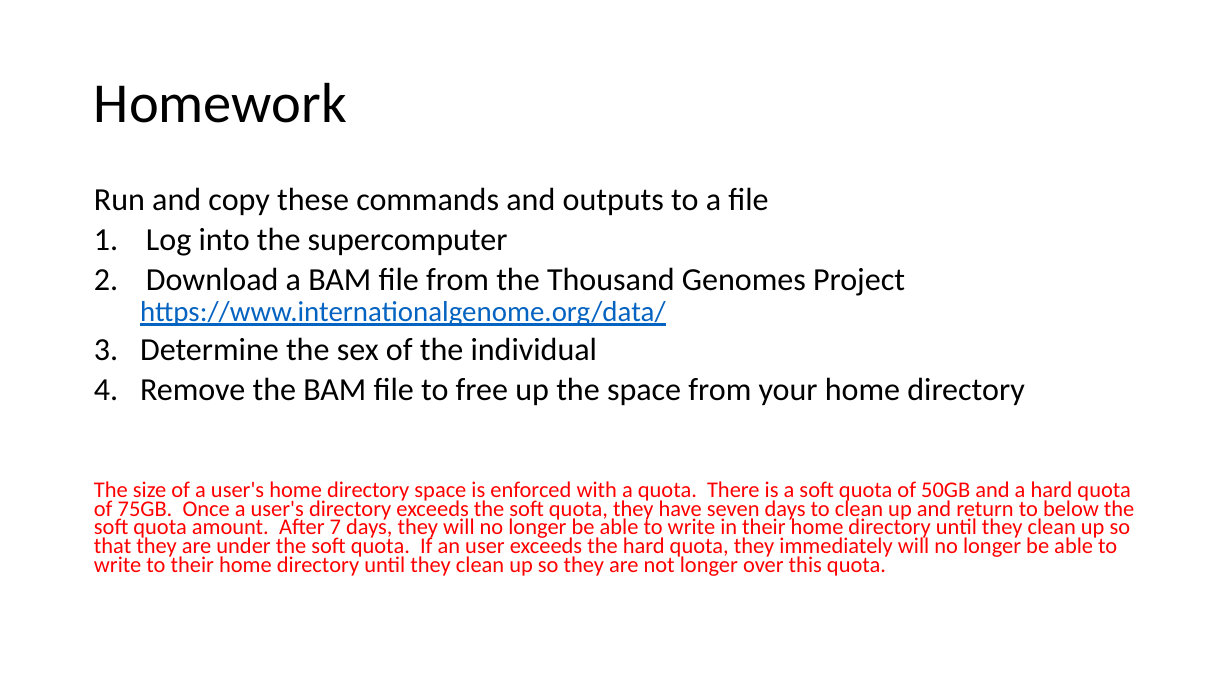
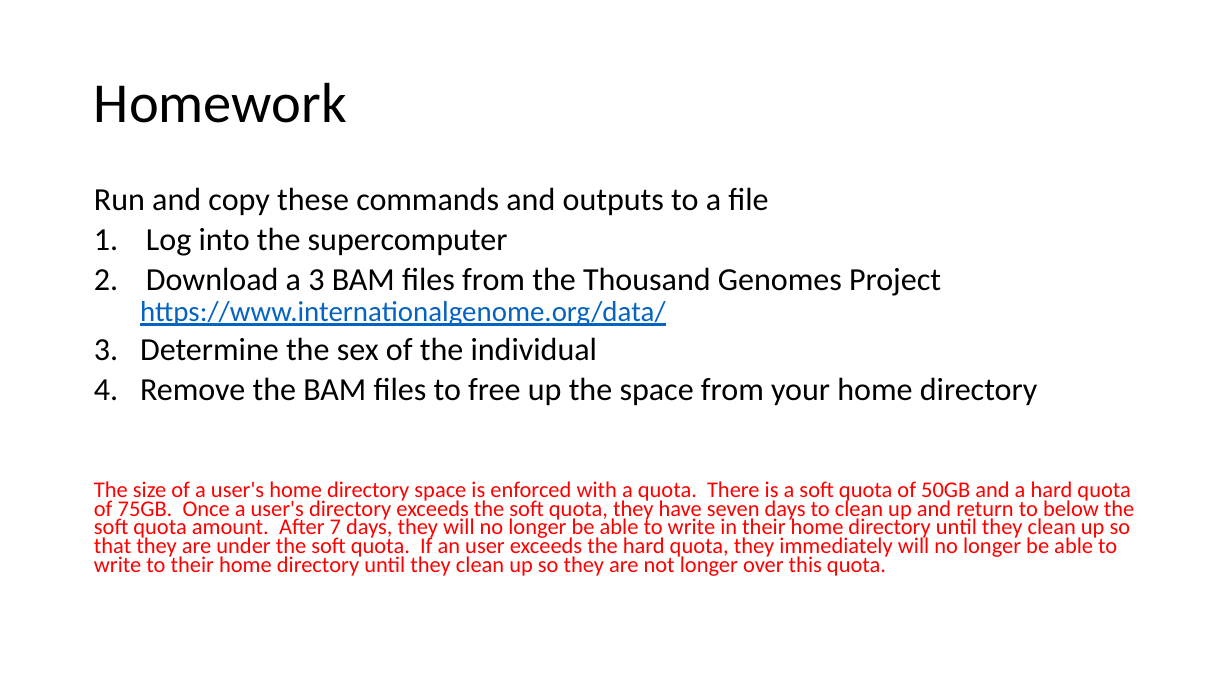
Before and after one commit to j-berg/bioinformatics-bootcamp, a slide deck: slide 24 of class_1_2/class_1_2.pptx. Drawn at 1232x693 pixels with LibreOffice and Linux fonts; fonts in the diff are those of the drawing. Boxes give left, top, right and bottom in pixels: in the first picture for what was removed or moved away, otherwise in the second. Text is boxed around its words. In the diff, an @@ line names an element or a change of style, - is before the commit and + after.

```diff
--- a/class_1_2/class_1_2.pptx
+++ b/class_1_2/class_1_2.pptx
@@ text at (146, 267, 941, 296): text changed @@
-2. Download a BAM file from the Thousand Genomes Project
+2. Download a 3 BAM files from the Thousand Genomes Project
@@ text at (140, 377, 1037, 406): text changed @@
-4. Remove the BAM file to free up the space from your home directory
+4. Remove the BAM files to free up the space from your home directory
```
Also in this commit, not shown: 1 other slide changed, 3 other files.
